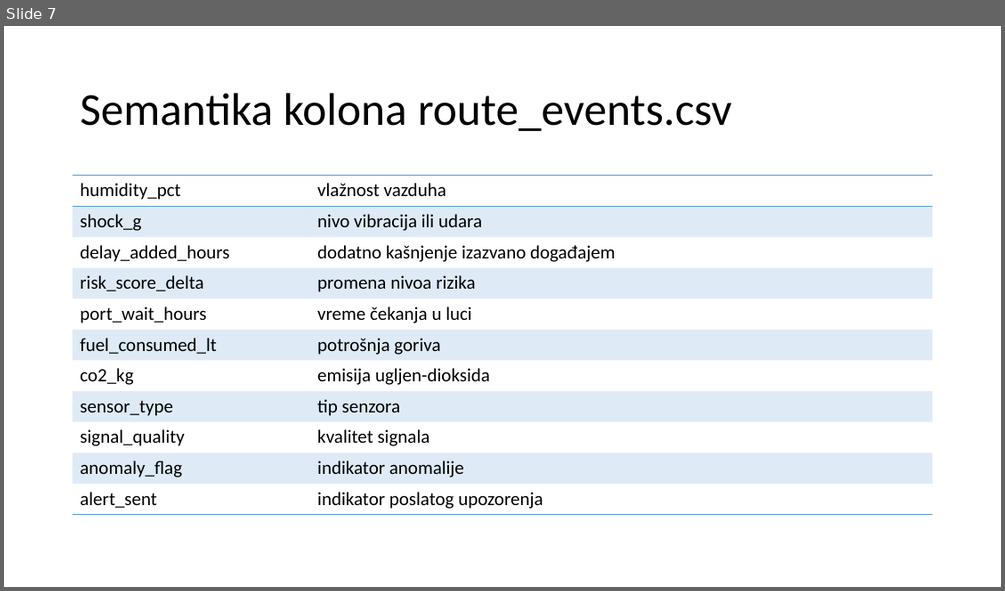
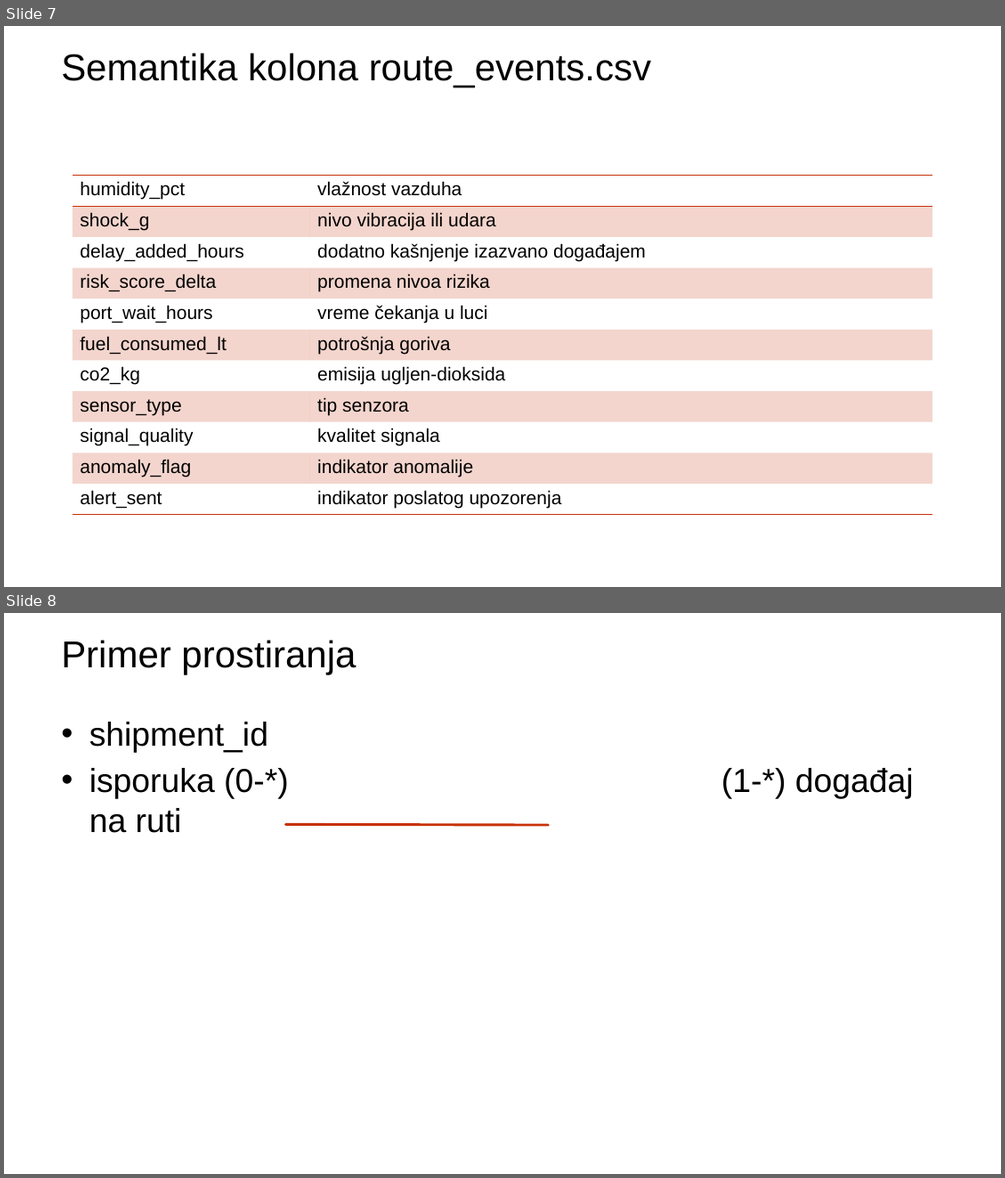
Before and after one commit to annaopi/sbp-projekat, a slide deck: Analiza pametne logistike globalnog uvoza (1).pptx. Shown one above the other, each under a label of ours: slide 7 before the commit, slides 7 and 8 after it. The pictures are 1005x591 and 1005x1178 pixels, drawn with LibreOffice and Linux fonts; fonts in the diff are those of the drawing; background and template pictures are left out. Boxes give left, top, right and bottom in pixels: in the first picture for what was removed or moved away, otherwise in the second. Text is boxed around its words. In the diff, an @@ line names an element or a change of style, - is before the commit and + after.

```diff
--- a/Analiza pametne logistike globalnog uvoza (1).pptx
+++ b/Analiza pametne logistike globalnog uvoza (1).pptx
@@ slide 8 added at [4,613,1001,1174], background picture (left out) @@
@@ title added at [61,640,356,674], 36 pt, text #000000 @@
+Primer prostiranja
@@ text added at [89,722,914,799], 32 pt, text #000000 @@
+• shipment_id
+• isporuka (0-*) (1-*) događaj na ruti
@@ line added from (286, 825) to (549, 825), #C73109 2.5 pt @@
@@ slide 7 changed as well @@
@@ title "Semantika kolona route_events.csv": place and size @@
-title "Semantika kolona route_events.csv" at [80,93,732,131]
+title "Semantika kolona route_events.csv" at [61,53,651,87]
@@ title "Semantika kolona route_events.csv" at [61,53,651,87]: size 44 to 36 pt, font Calibri to Arial; line spacing 0.9 to 1 @@
@@ table at [73,176,933,515] @@
@@ fill #5B9BD5 at 20% opacity to #C73109 at 20% opacity in 10 cells @@
@@ font Calibri to Arial @@
@@ borders changed @@
```
Also in this commit, not shown: 7 other slides changed.
